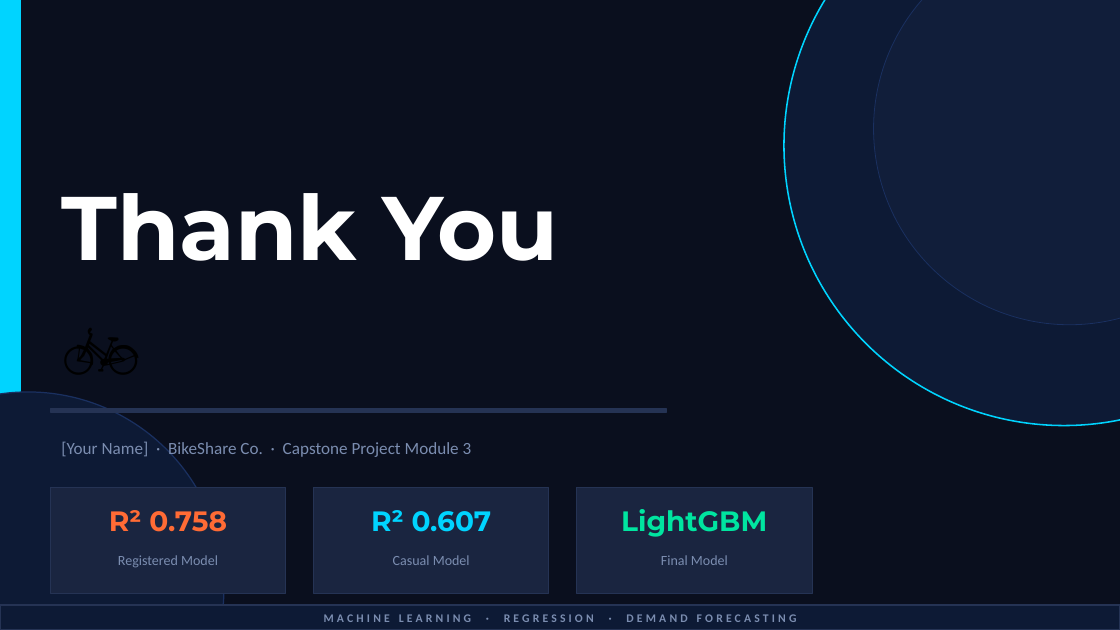
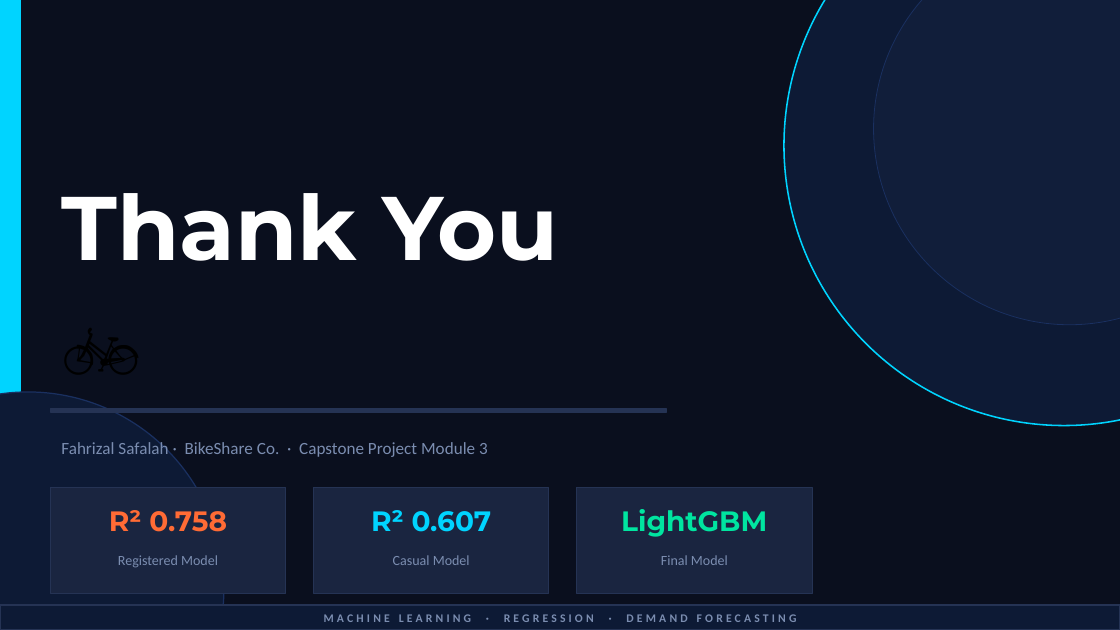
Before and after one commit to safalah/bike-sharing-demand-prediction, a slide deck: slide 15 of BikeSharing_Presentation.pptx. Drawn at 1120x630 pixels with LibreOffice and Linux fonts; fonts in the diff are those of the drawing. Boxes give left, top, right and bottom in pixels: in the first picture for what was removed or moved away, otherwise in the second. Text is boxed around its words. In the diff, an @@ line names an element or a change of style, - is before the commit and + after.

Commit message:
Slide deck

```diff
--- a/BikeSharing_Presentation.pptx
+++ b/BikeSharing_Presentation.pptx
@@ text at (61,441,488,457): text changed @@
-[Your Name] · BikeShare Co. · Capstone Project Module 3
+Fahrizal Safalah · BikeShare Co. · Capstone Project Module 3
```
Also in this commit, not shown: 5 other slides changed.
